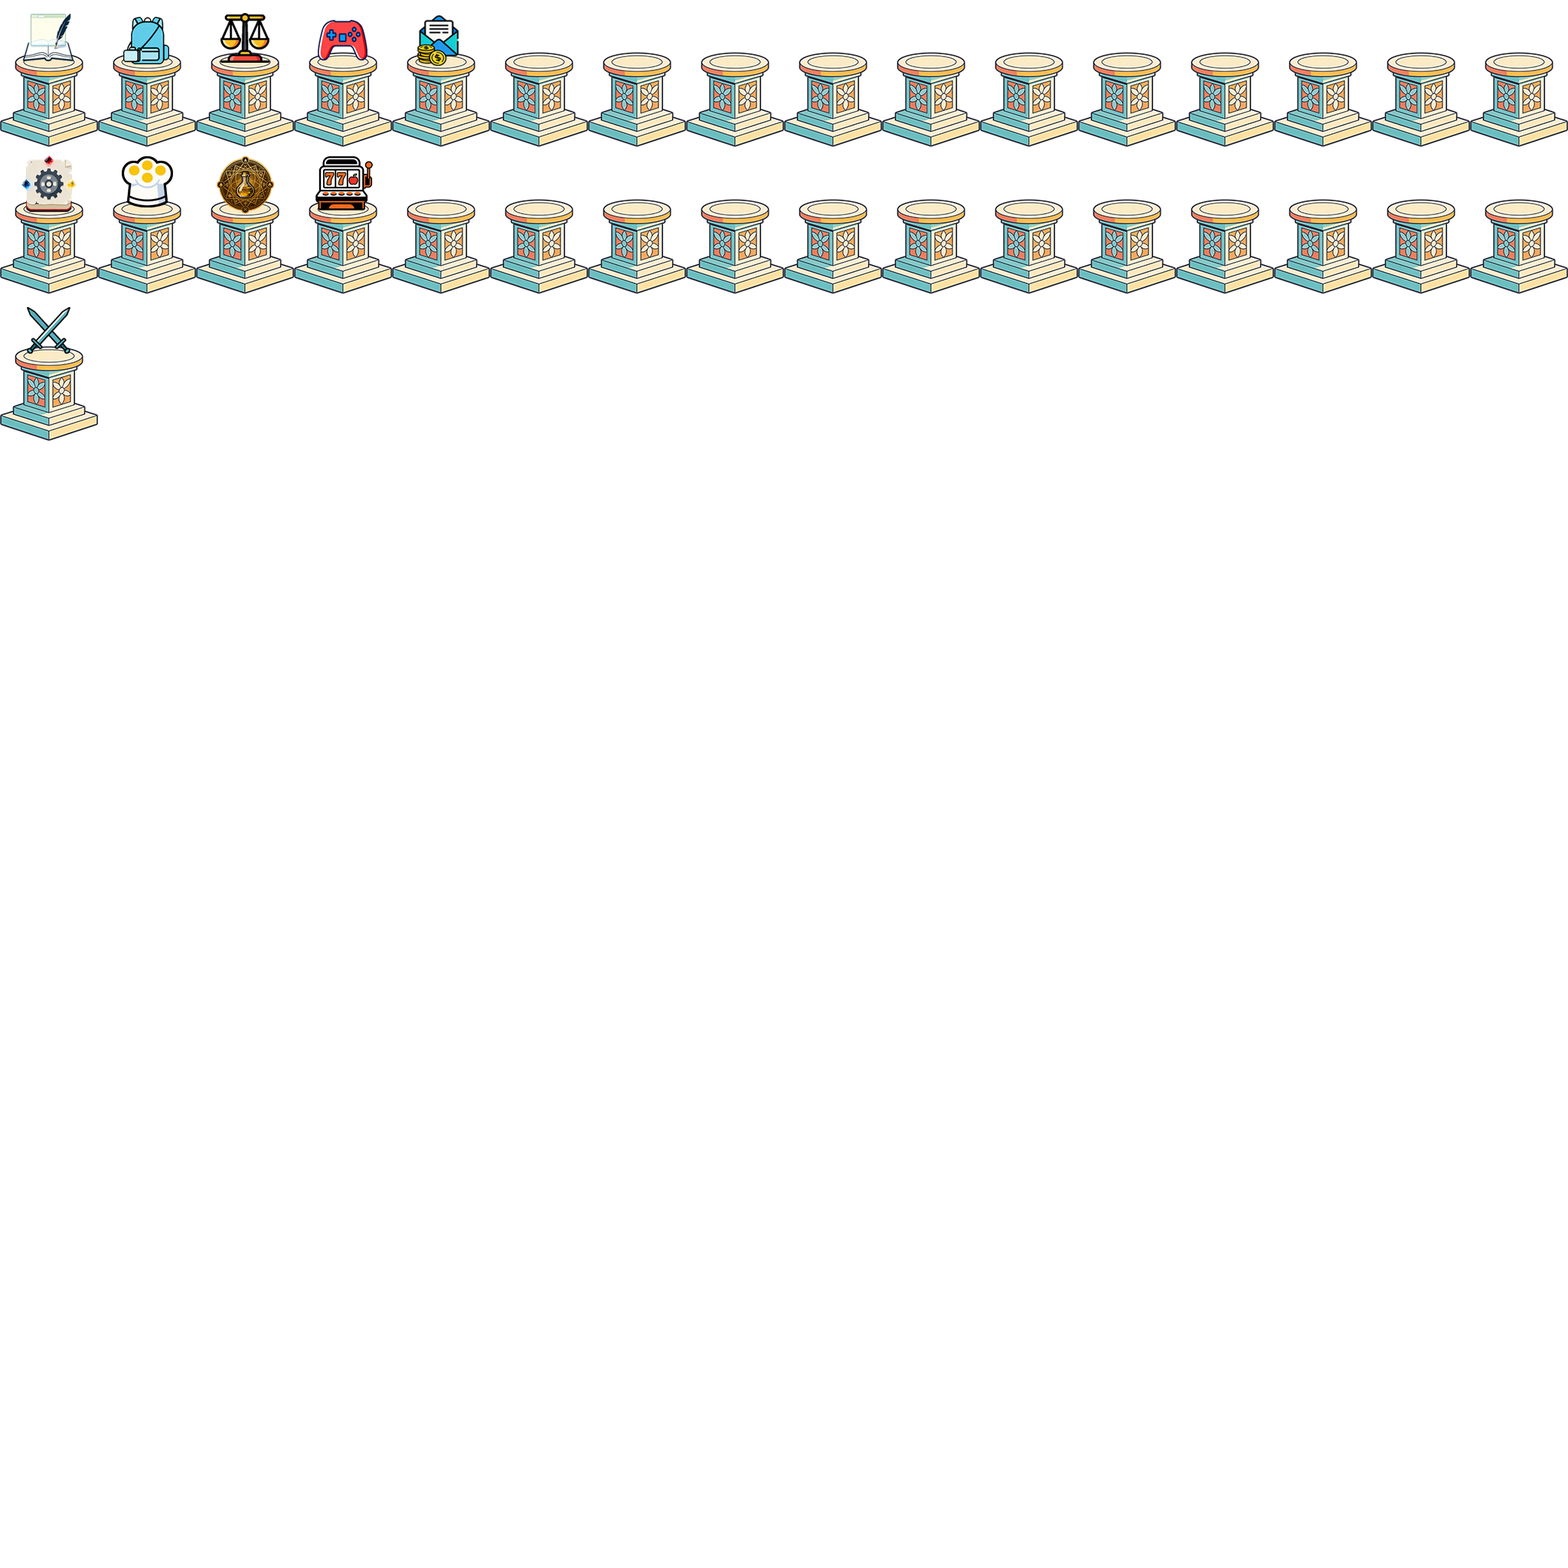
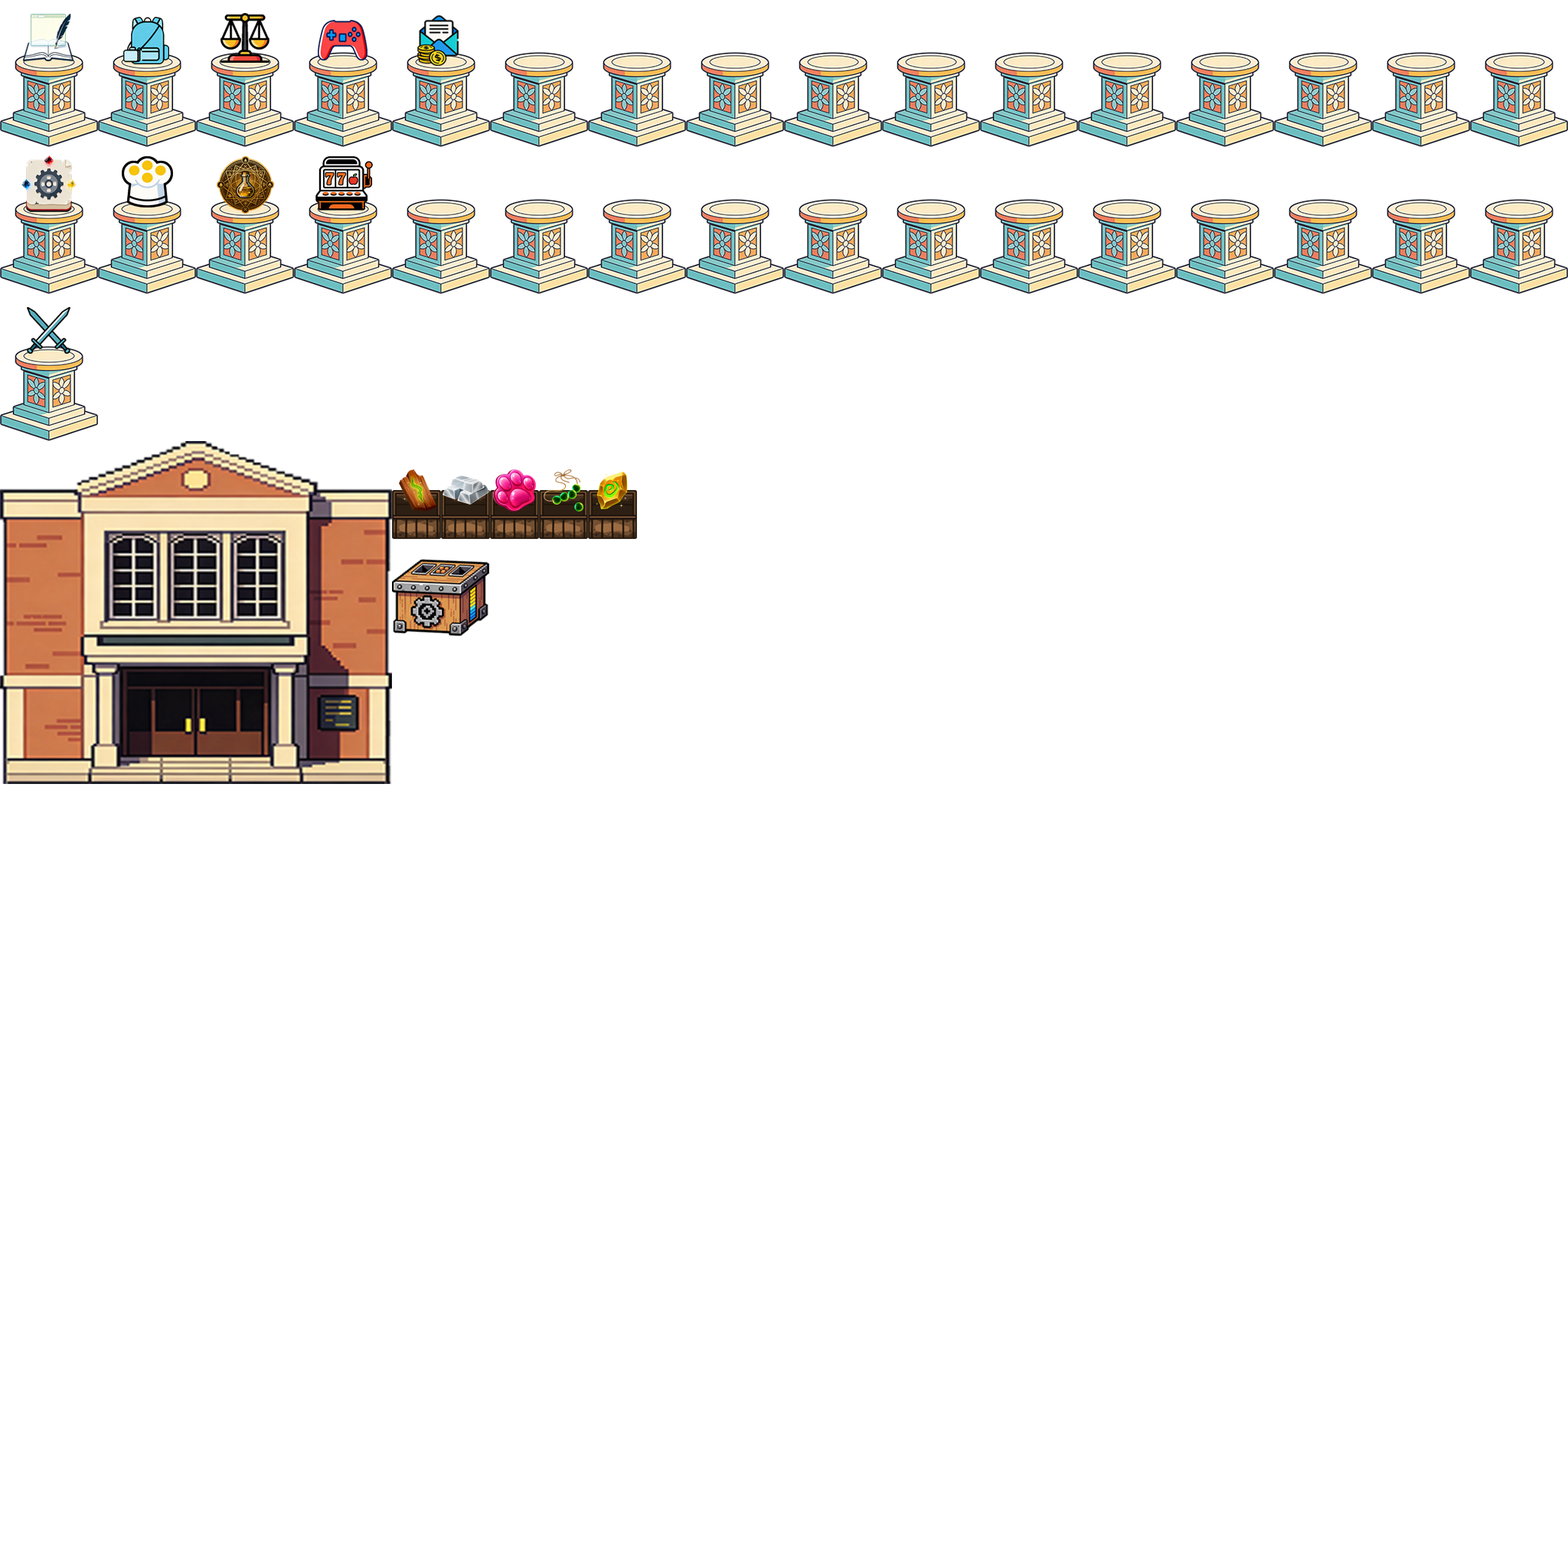
Two versions of the same layered image (1568x1568). Layer-by-layer changes:
added layer "图层 49" above "图层 48" over <box>392,558,490,637</box>
added layer "图层 48" above "图层 47" over <box>594,471,631,510</box>
added layer "图层 47" above "图层 46" over <box>543,469,584,512</box>
added layer "图层 46" above "图层 45" over <box>442,475,490,512</box>
added layer "图层 45" above "图层 44" over <box>493,469,536,512</box>
added layer "图层 44" above "Stall_01" over <box>398,469,437,512</box>
added layer "Stall_01" (1st of 5) above "Stall_01" over <box>588,490,637,539</box>
added layer "Stall_01" (2nd of 5) above "Stall_01" over <box>539,490,588,539</box>
added layer "Stall_01" (3rd of 5) above "Stall_01" over <box>490,490,539,539</box>
added layer "Stall_01" (4th of 5) above "Stall_01" over <box>441,490,490,539</box>
added layer "Stall_01" (5th of 5) above "图书馆" over <box>392,490,441,539</box>
added layer "图书馆" above "图层 43" over <box>0,441,392,784</box>